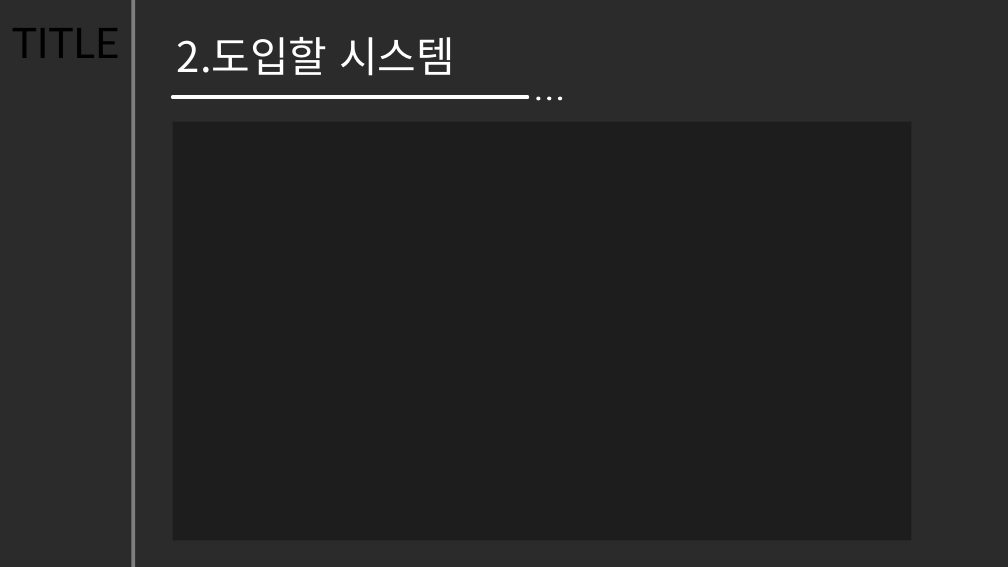
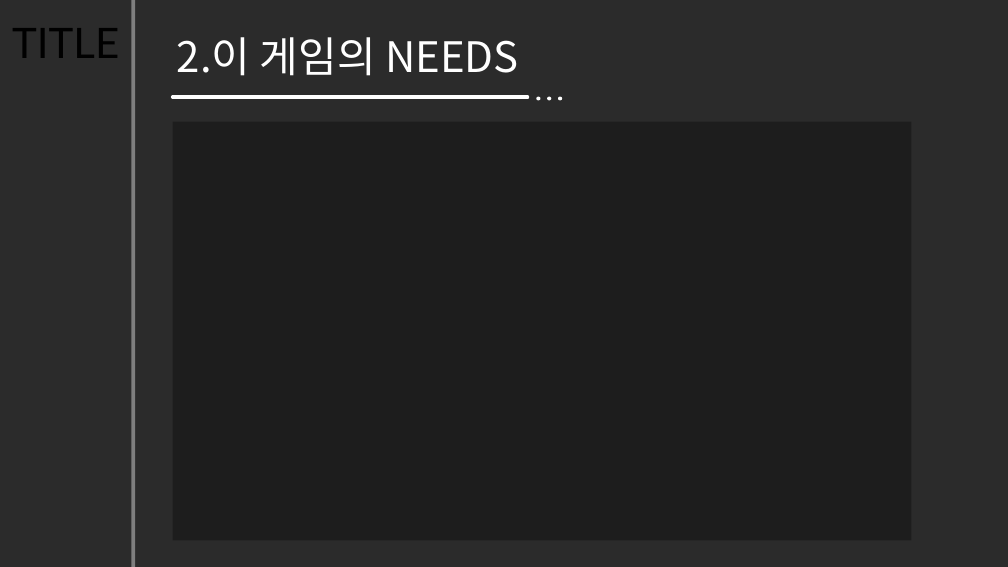
Before and after one commit to hajeongyeon/capstone_design, a slide deck: slide 4 of planning/2017.11.28(Week13).pptx (slide 10 before the commit). Drawn at 1008x567 pixels with LibreOffice and Linux fonts; fonts in the diff are those of the drawing; background and template pictures are left out; a plain dark background stands for a picture behind light text. Boxes give left, top, right and bottom in pixels: in the first picture for what was removed or moved away, otherwise in the second. Text is boxed around its words. In the diff, an @@ line names an element or a change of style, - is before the commit and + after.

Commit message:
게임 플레이 수정 및 일정 계획 추가

```diff
--- a/planning/2017.11.28(Week13).pptx
+++ b/planning/2017.11.28(Week13).pptx
@@ text at [177,37,519,76]: text changed @@
-2.도입할 시스템
+2.이 게임의 NEEDS
```
Also in this commit, not shown: 5 other slides changed, 3 slides removed.
